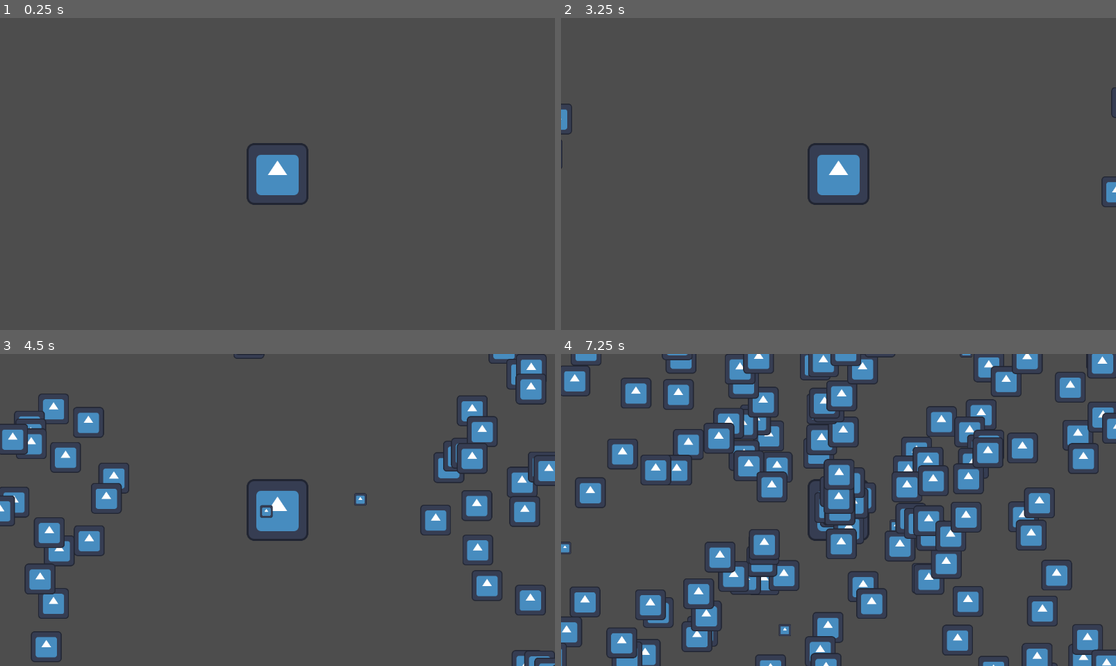
Above: before the commit, frames 1-4 (two rows, left to right).
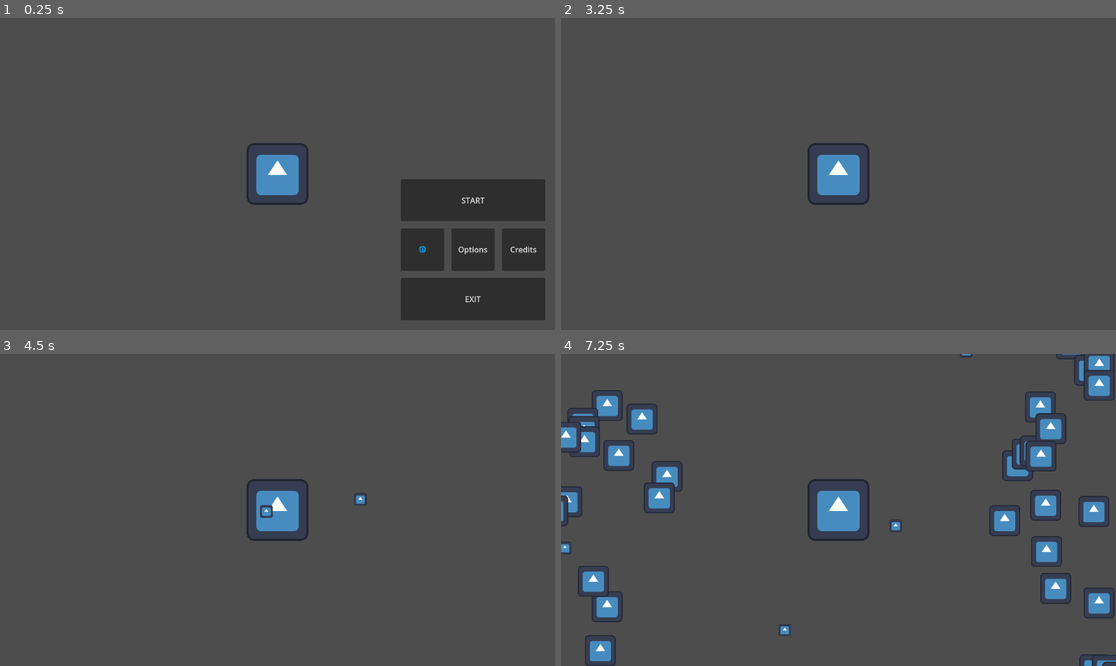
Above: after the commit, the same moments.

Repository: jiho7407/ZXCviver
Game: Godot game, scene res://main_screen.tscn
Same seed, same stepped clock (60 frames per second), same inputs: the game is played once before the commit and once after it. Before the commit the project starts from res://game.tscn. The engine's default icon, where the game draws it, is replaced by a stand-in: a white triangle on a blue panel in a dark square.
Inputs (mouse positions are in pixels of both pictures, inside the frame that each line leads up to):
- Up to frame 1 (0.25 s): no input
- Up to frame 2 (3.25 s): click (982, 248) at 0.5 s, where only the run after the commit has a clickable "🌐"; click (1032, 248) at 1.25 s, where only the run after the commit has a clickable "Options"; click (1082, 248) at 2 s, where only the run after the commit has a clickable "Credits"; click (1032, 198) at 2.75 s, where only the run after the commit has a clickable "START"
- Up to frame 3 (4.5 s): move the mouse to (399, 494) at 3.52 s; tap X (shoot_x) at 3.6 s; move the mouse to (166, 525) at 4.27 s; tap Z (shoot_z) at 4.35 s
- Up to frame 4 (7.25 s): move the mouse to (894, 441) at 5.02 s; tap X (shoot_x) at 5.1, 6.6 s; move the mouse to (810, 572) at 5.77 s; tap Z (shoot_z) at 5.85 s; move the mouse to (1005, 556) at 6.52 s

The runs differ from the first frame. In frame 1, 10% of the frame differs, in the area x 72-99%, y 51-97%; in frame 2, 0.3%; in frame 3, 9.2%; in frame 4, 31%, in the area x 0-100%, y 0-100%.

Commit message:
MainScreen에 start exit 버튼 추가
처음 실행되는 main scene을 main_screen.tscn으로 교체

Diff:
--- a/gun_preset.tscn
+++ b/gun_preset.tscn
@@ -1,6 +1,6 @@
 [gd_scene load_steps=2 format=3 uid="uid://pnn5600gi84x"]
 
-[ext_resource type="Script" path="res://GunPreset.gd" id="1_3wk2n"]
+[ext_resource type="Script" path="res://gun_preset.gd" id="1_pky1i"]
 
 [node name="GunPreset" type="Node2D"]
-script = ExtResource("1_3wk2n")
+script = ExtResource("1_pky1i")
--- /dev/null
+++ b/main_screen.gd
@@ -0,0 +1,20 @@
+extends Control
+
+
+# Called when the node enters the scene tree for the first time.
+func _ready():
+	pass # Replace with function body.
+
+
+# Called every frame. 'delta' is the elapsed time since the previous frame.
+func _process(delta):
+	pass
+
+
+func _on_start_pressed():
+	get_tree().change_scene_to_file("res://game.tscn")
+
+
+func _on_exit_pressed():
+	await get_tree().create_timer(0.05).timeout
+	get_tree().quit()
--- /dev/null
+++ b/main_screen.tscn
@@ -0,0 +1,76 @@
+[gd_scene load_steps=2 format=3 uid="uid://bx1fj0huesh4w"]
+
+[ext_resource type="Script" path="res://main_screen.gd" id="1_7xrvn"]
+
+[node name="MainScreen" type="Control"]
+layout_mode = 3
+anchors_preset = 15
+anchor_right = 1.0
+anchor_bottom = 1.0
+grow_horizontal = 2
+grow_vertical = 2
+script = ExtResource("1_7xrvn")
+
+[node name="BackgroundSprite" type="Sprite2D" parent="."]
+
+[node name="CanvasLayer" type="CanvasLayer" parent="."]
+
+[node name="MarginContainer" type="MarginContainer" parent="CanvasLayer"]
+offset_right = 1152.0
+offset_bottom = 648.0
+theme_override_constants/margin_left = 20
+theme_override_constants/margin_top = 20
+theme_override_constants/margin_right = 20
+theme_override_constants/margin_bottom = 20
+
+[node name="HBoxContainer" type="HBoxContainer" parent="CanvasLayer/MarginContainer"]
+layout_mode = 2
+
+[node name="CenterContainer" type="CenterContainer" parent="CanvasLayer/MarginContainer/HBoxContainer"]
+layout_mode = 2
+size_flags_horizontal = 3
+
+[node name="VBoxContainer" type="VBoxContainer" parent="CanvasLayer/MarginContainer/HBoxContainer"]
+custom_minimum_size = Vector2(300, 0)
+layout_mode = 2
+theme_override_constants/separation = 15
+
+[node name="CenterContainer" type="CenterContainer" parent="CanvasLayer/MarginContainer/HBoxContainer/VBoxContainer"]
+custom_minimum_size = Vector2(0, 300)
+layout_mode = 2
+
+[node name="Start" type="Button" parent="CanvasLayer/MarginContainer/HBoxContainer/VBoxContainer"]
+layout_mode = 2
+size_flags_vertical = 3
+text = "START"
+
+[node name="HBoxContainer" type="HBoxContainer" parent="CanvasLayer/MarginContainer/HBoxContainer/VBoxContainer"]
+layout_mode = 2
+size_flags_vertical = 3
+theme_override_constants/separation = 15
+
+[node name="Languages" type="Button" parent="CanvasLayer/MarginContainer/HBoxContainer/VBoxContainer/HBoxContainer"]
+layout_mode = 2
+size_flags_horizontal = 3
+size_flags_vertical = 3
+text = "🌐"
+
+[node name="Options" type="Button" parent="CanvasLayer/MarginContainer/HBoxContainer/VBoxContainer/HBoxContainer"]
+layout_mode = 2
+size_flags_horizontal = 3
+size_flags_vertical = 3
+text = "Options"
+
+[node name="Credits" type="Button" parent="CanvasLayer/MarginContainer/HBoxContainer/VBoxContainer/HBoxContainer"]
+layout_mode = 2
+size_flags_horizontal = 3
+size_flags_vertical = 3
+text = "Credits"
+
+[node name="Exit" type="Button" parent="CanvasLayer/MarginContainer/HBoxContainer/VBoxContainer"]
+layout_mode = 2
+size_flags_vertical = 3
+text = "EXIT"
+
+[connection signal="pressed" from="CanvasLayer/MarginContainer/HBoxContainer/VBoxContainer/Start" to="." method="_on_start_pressed"]
+[connection signal="pressed" from="CanvasLayer/MarginContainer/HBoxContainer/VBoxContainer/Exit" to="." method="_on_exit_pressed"]
--- a/project.godot
+++ b/project.godot
@@ -11,7 +11,7 @@
 [application]
 
 config/name="ZXCV"
-run/main_scene="res://game.tscn"
+run/main_scene="res://main_screen.tscn"
 config/features=PackedStringArray("4.2", "Forward Plus")
 config/icon="res://icon.svg"
 
Renamed: GunPreset.gd -> gun_preset.gd
